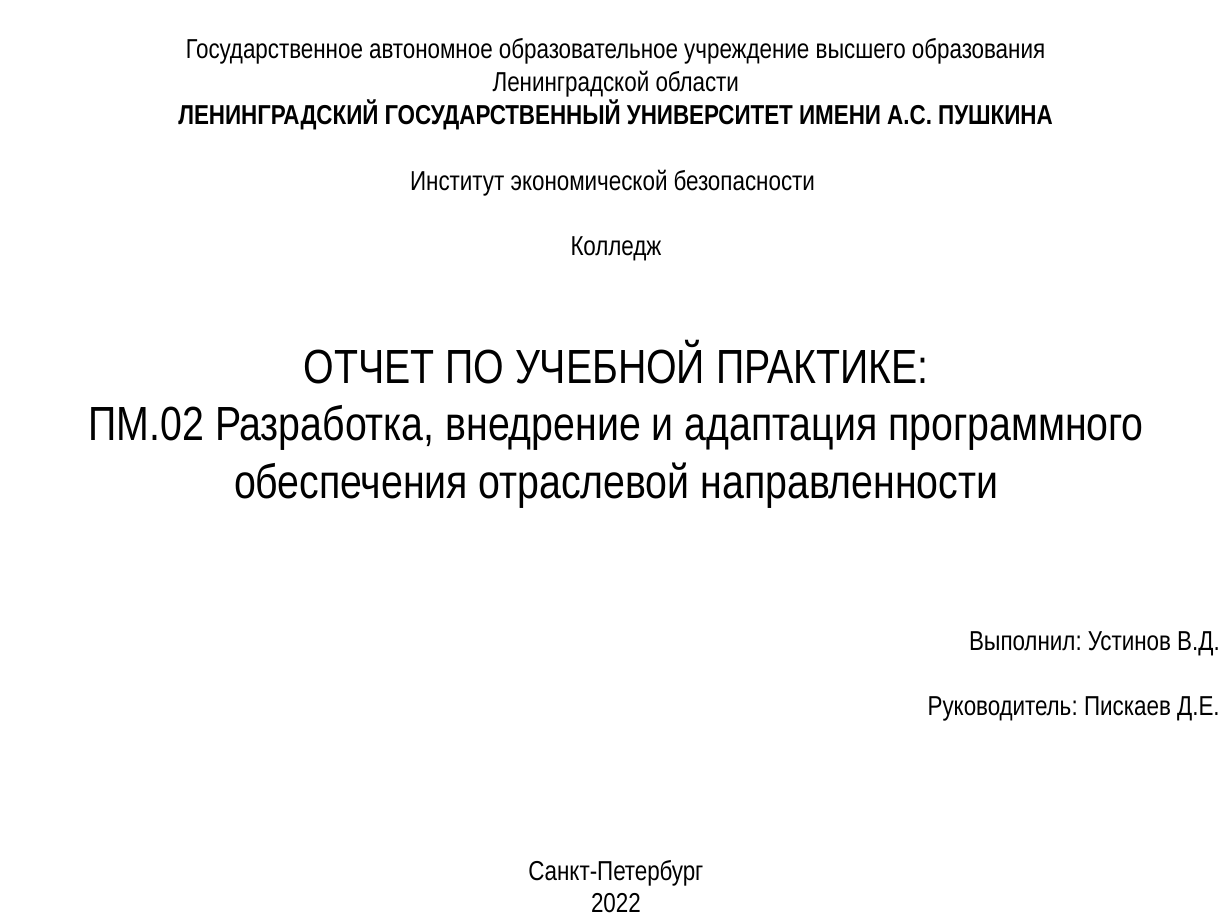
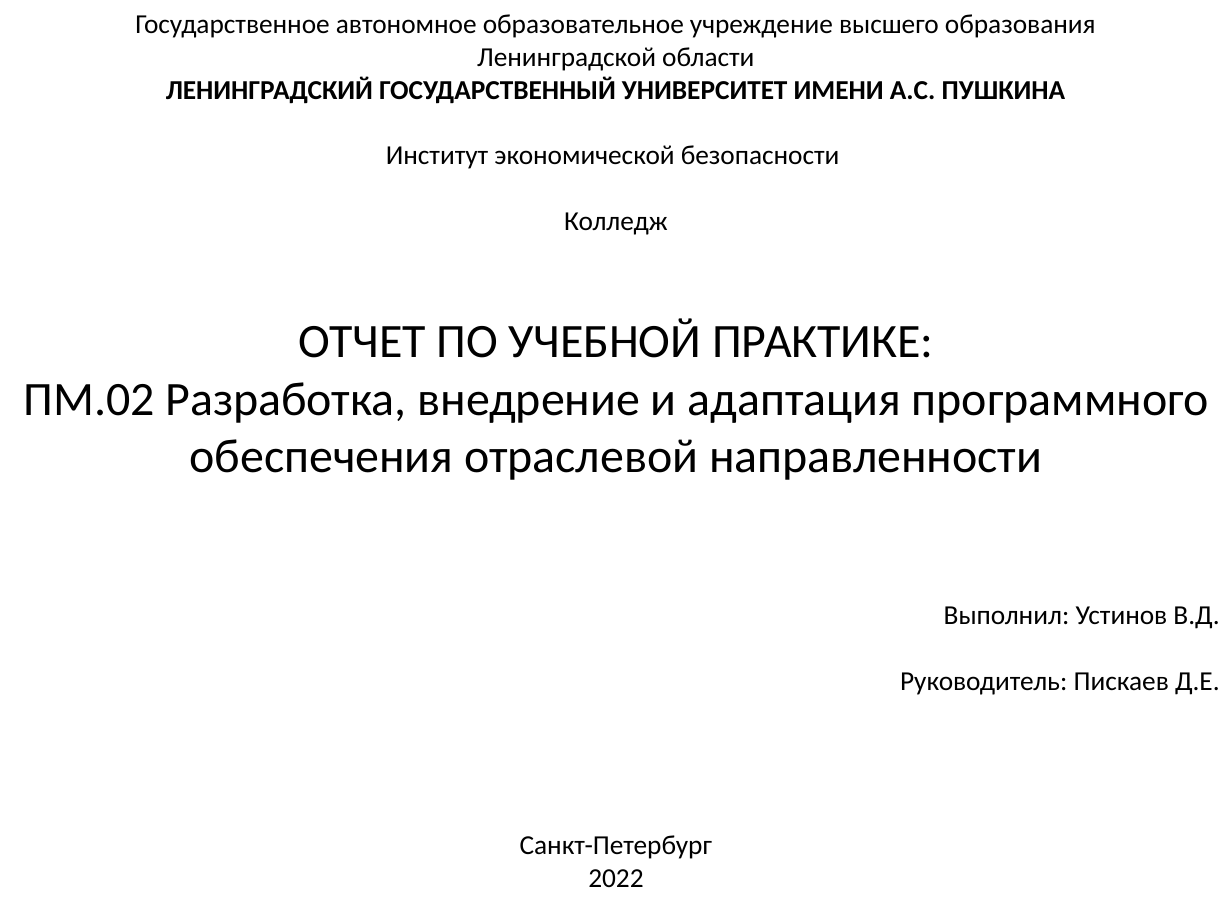
Before and after one commit to VladislavUstinov228/practica, a slide deck: slide 1 of Устинов Владислав С7120Б/презентация.pptx. Drawn at 1232x924 pixels with LibreOffice and Linux fonts; fonts in the diff are those of the drawing. Boxes give left, top, right and bottom in pixels: in the first picture for what was removed or moved away, otherwise in the second. Text is boxed around its words. In the diff, an @@ line names an element or a change of style, - is before the commit and + after.

```diff
--- a/Устинов Владислав С7120Б/презентация.pptx
+++ b/Устинов Владислав С7120Б/презентация.pptx
@@ text "Государственное автономное образовательное учреждение высшег ...": place and size @@
-text "Государственное автономное образовательное учреждение высшег ..." at box(89, 38, 1220, 913)
+text "Государственное автономное образовательное учреждение высшег ..." at box(24, 14, 1220, 887)
@@ text "Государственное автономное образовательное учреждение высшег ..." at box(24, 14, 1220, 887): font Arial Narrow to Calibri @@
```
Also in this commit, not shown: 10 other slides changed, 5 slides added, 2 slides removed, 2 other files.
